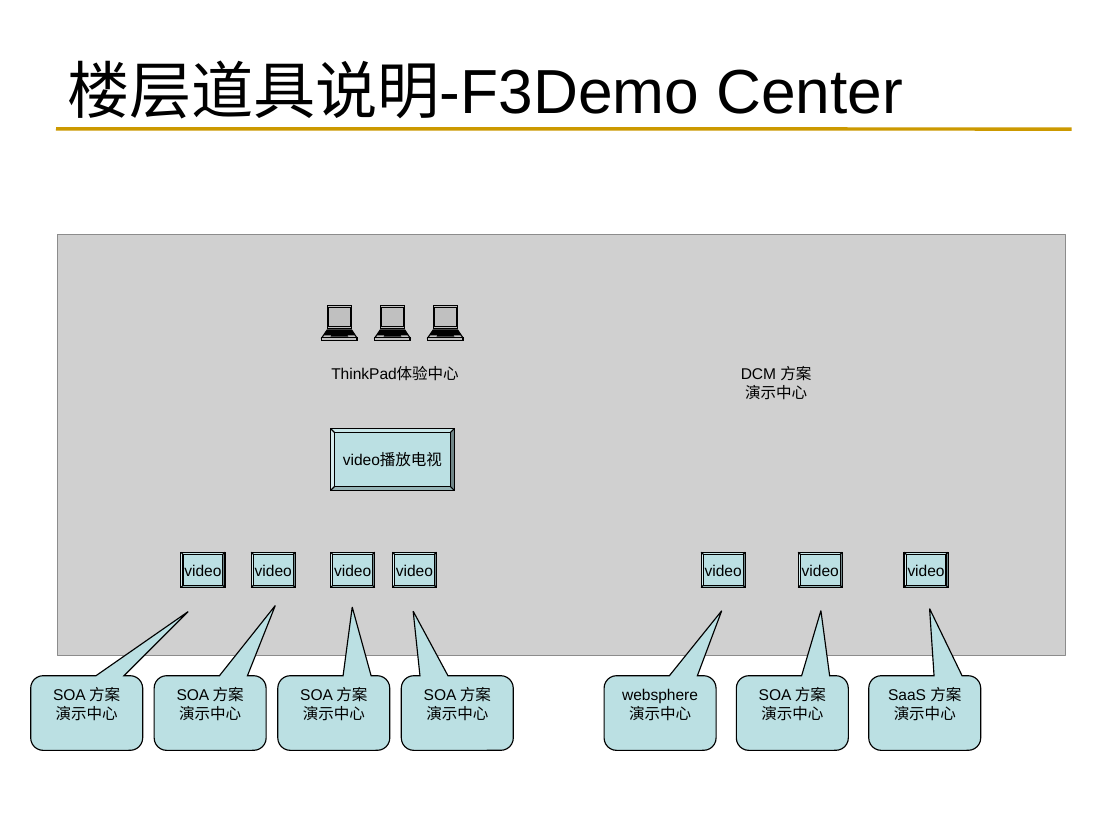
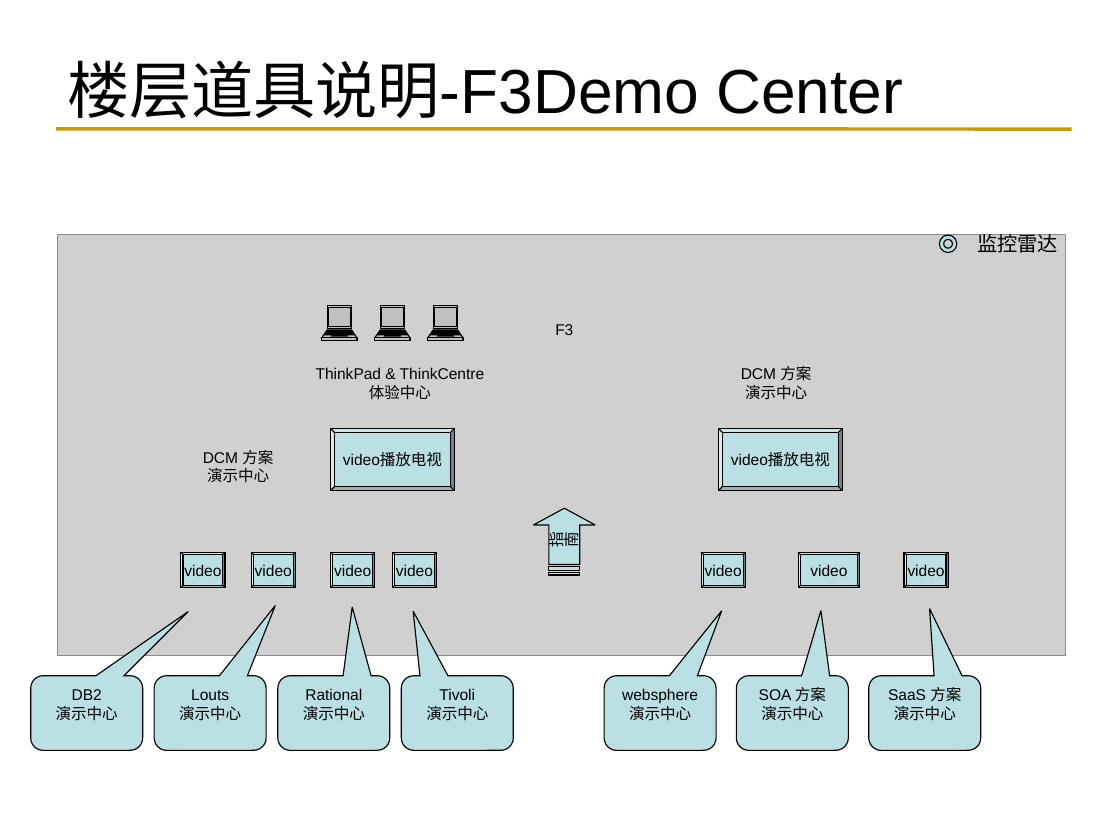
Before and after one commit to reetssydney/dcm, a slide deck: slide 10 of trunk/Second Life需求_张亮.ppt. Drawn at 1120x840 pixels with LibreOffice and Linux fonts; fonts in the diff are those of the drawing; grey boxes stand for pictures. Boxes give left, top, right and bottom in pixels: in the first picture for what was removed or moved away, otherwise in the second. Text is boxed around its words. In the diff, an @@ line names an element or a change of style, - is before the commit and + after.

```diff
--- a/trunk/Second Life需求_张亮.ppt
+++ b/trunk/Second Life需求_张亮.ppt
@@ donut added at box(940, 235, 958, 253), fill #BBE0E3, outline #000000 0.74 pt @@
@@ text added at box(977, 230, 1058, 253), 13 pt, text #000000 @@
+监控雷达
@@ text added at box(555, 324, 573, 335), 10 pt, text #000000 @@
+F3
@@ text added at box(316, 367, 485, 400), 10 pt, text #000000 @@
+ThinkPad & ThinkCentre
+体验中心
@@ text removed at box(331, 366, 459, 381) @@
-ThinkPad体验中心
@@ bevel added at box(719, 429, 842, 491), fill #BBE0E3, outline #000000 0.74 pt, 10 pt, text #000000 @@
+video播放电视
@@ text added at box(203, 450, 273, 483), 10 pt, text #000000 @@
+DCM 方案
+演示中心
@@ freeform shape added at box(534, 508, 595, 575), fill #BBE0E3, outline #000000 0.74 pt, 10 pt, text #000000 @@
+指南
@@ bevel "video": place and size @@
-bevel "video" at box(799, 552, 842, 588)
+bevel "video" at box(799, 552, 860, 588)
@@ text in rounded speech box at box(56, 689, 118, 721): text changed @@
-SOA 方案
-演示中心
+DB2
+演示中心
@@ text in rounded speech box at box(179, 689, 241, 721): text changed @@
-SOA 方案
-演示中心
+Louts
+演示中心
@@ text in rounded speech box at box(303, 688, 365, 721): text changed @@
-SOA 方案
-演示中心
+Rational
+演示中心
@@ text in rounded speech box at box(426, 688, 488, 721): text changed @@
-SOA 方案
-演示中心
+Tivoli
+演示中心
```
Also in this commit, not shown: 1 other slide changed, 1 slide added, 2 slides removed.
